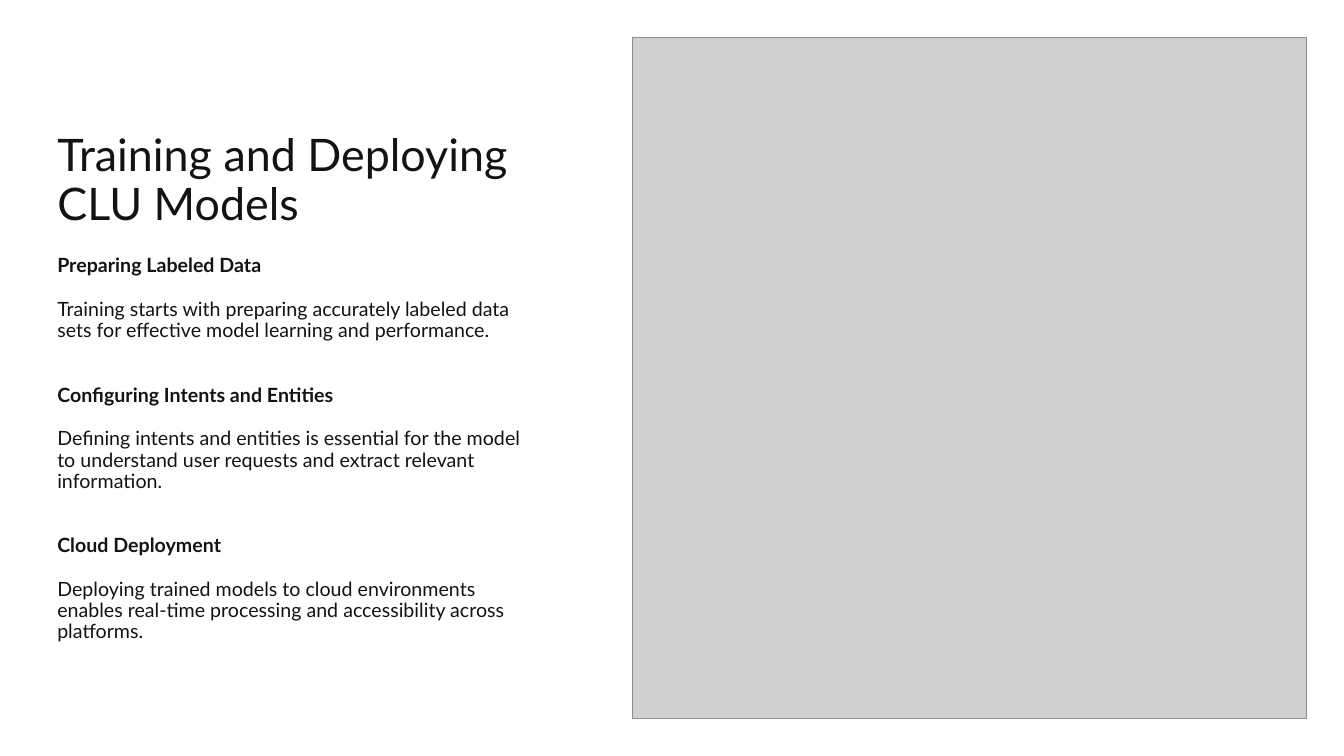
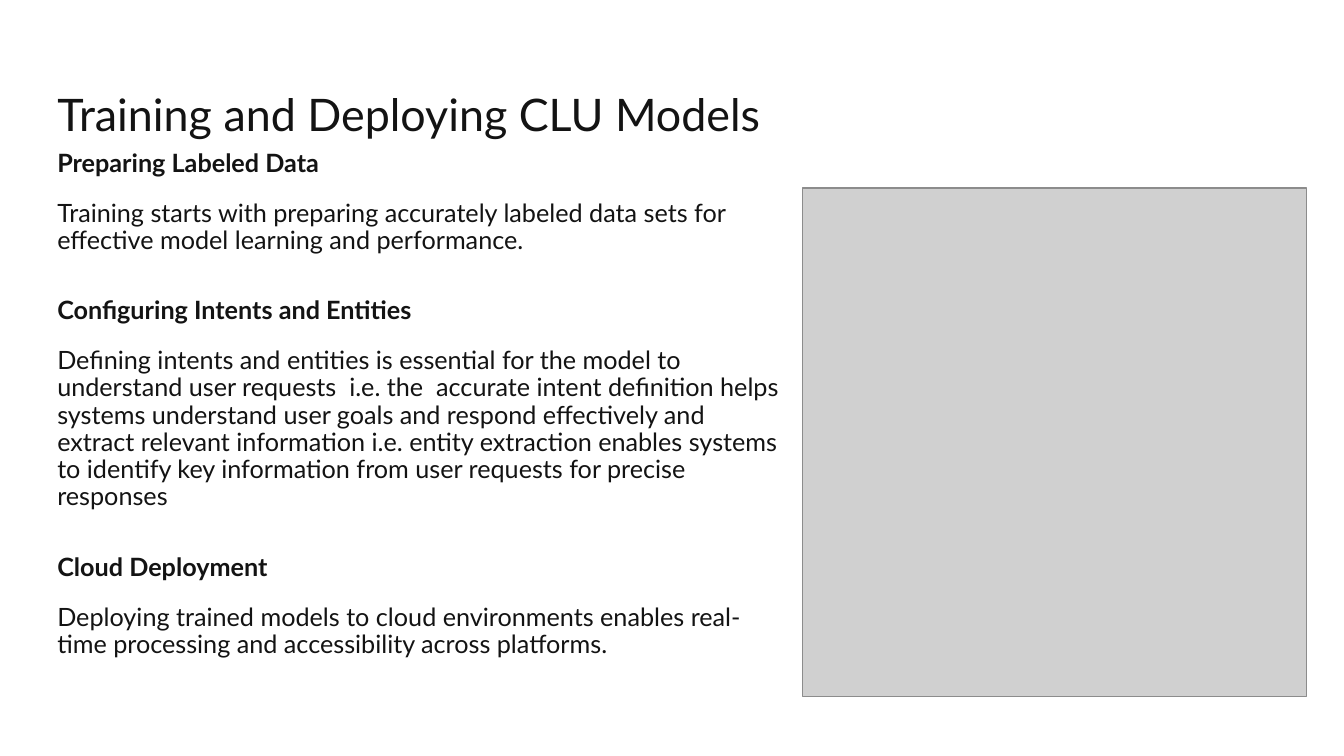
Before and after one commit to pajeeokoth/chatbot, a slide deck: slide 8 of P10_03_presentation.pptx (slide 10 before the commit). Drawn at 1344x756 pixels with LibreOffice and Linux fonts; fonts in the diff are those of the drawing; grey boxes stand for pictures. Boxes give left, top, right and bottom in pixels: in the first picture for what was removed or moved away, otherwise in the second. Text is boxed around its words. In the diff, an @@ line names an element or a change of style, - is before the commit and + after.

```diff
--- a/P10_03_presentation.pptx
+++ b/P10_03_presentation.pptx
@@ title "Training and Deploying CLU Models" rewrapped from bbox=[57, 138, 507, 221] to bbox=[57, 98, 760, 139] @@
@@ text "Preparing Labeled Data": place and size @@
-text "Preparing Labeled Data" at bbox=[57, 257, 520, 642]
+text "Preparing Labeled Data" at bbox=[57, 153, 778, 657]
@@ text at bbox=[57, 153, 741, 657]: size 14 to 18 pt in "Preparing Labeled Data", "Training starts with preparing accurately labeled data ...", "Configuring Intents and Entities", "Cloud Deployment" and 1 more places @@
@@ picture: place and size @@
-picture at bbox=[632, 38, 1306, 719]
+picture at bbox=[803, 189, 1306, 697]
@@ text at bbox=[57, 350, 778, 510]: text changed; size 14 to 18 pt @@
-  Defining intents and entities is essential for the model to understand user requests and extract relevant information.
+  Defining intents and entities is essential for the model to understand user requests i.e. the accurate intent definition helps systems understand user goals and respond effectively and extract relevant information i.e. entity extraction enables systems to identify key information from user requests for precise responses
```
Also in this commit, not shown: 13 other slides changed, 4 slides removed, 2 other files.
